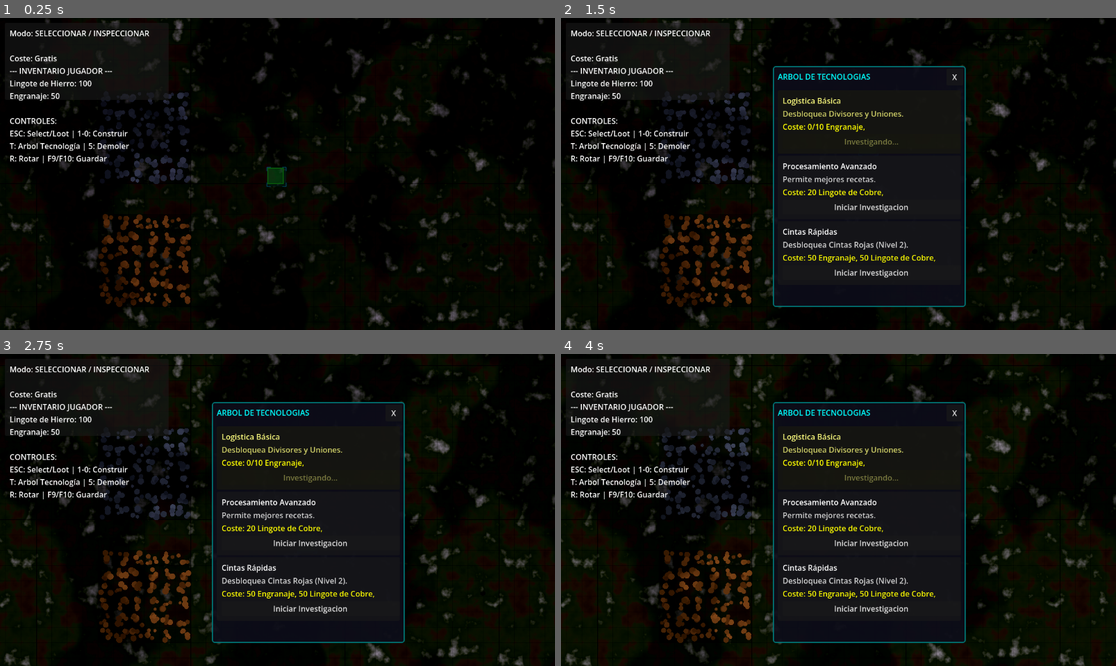
Above: before the commit, frames 1-4 (two rows, left to right).
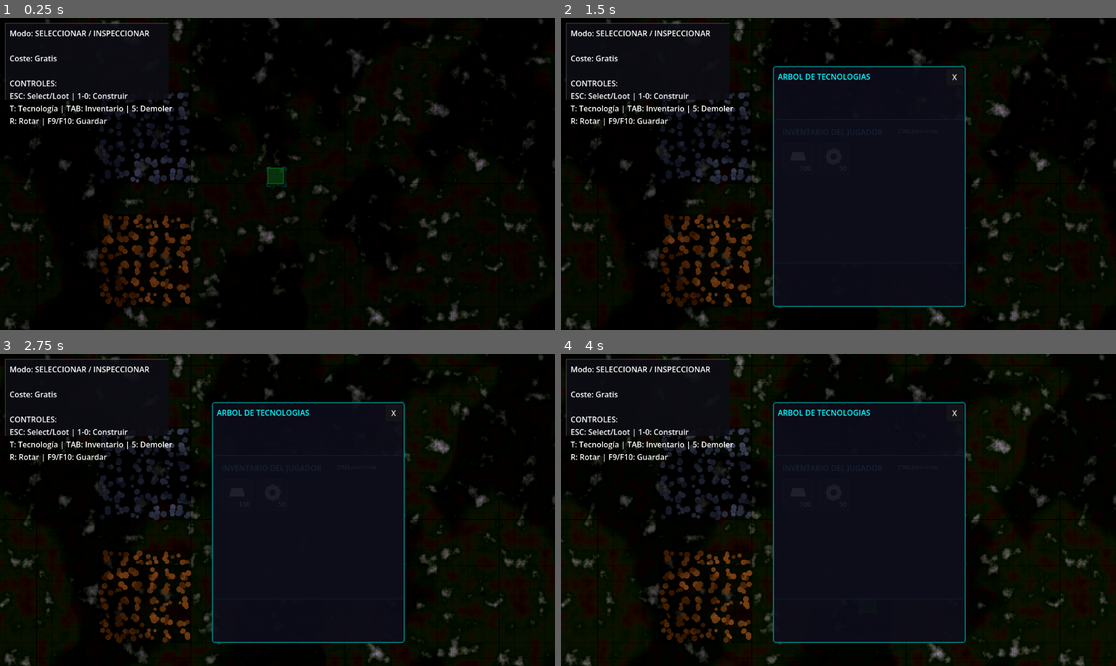
Above: after the commit, the same moments.

Repository: Flisinhub/godot-auto
Game: Godot game, scene res://scenes/Main.tscn
Two runs of this game, one before a commit and one after it. Both use one fixed random seed, a clock stepped at 60 frames per second and the inputs below.
Inputs (mouse positions are in pixels of both pictures, inside the frame that each line leads up to):
- Up to frame 1 (0.25 s): no input
- Up to frame 2 (1.5 s): tap Enter at 0.5 s; move the mouse to (960, 158) at 0.52 s; tap Tab at 0.6 s; click (960, 158) at 0.67 s; tap T at 0.8 s; click (871, 142) at 1.25 s, where only the run before the commit has a clickable "Iniciar Investigacion"
- Up to frame 3 (2.75 s): click (310, 544) at 2 s, where only the run before the commit has a clickable "Iniciar Investigacion"
- Up to frame 4 (4 s): click (871, 544) at 2.75 s, where only the run before the commit has a clickable "Iniciar Investigacion"; click (871, 609) at 3.5 s, where only the run before the commit has a clickable "Iniciar Investigacion"

The runs differ from the first frame. In frame 1, 1.8% of the frame differs, in the area x 0-32%, y 1-47%; in frame 2, 4.2%; in frame 3, 4.2%; in frame 4, 4.2%, in the area x 0-72%, y 1-84%.
Error after the commit: Invalid assignment of property or key 'corner_radius_all' with value of type 'int' on a base object of type 'StyleBoxFlat'. (res://scripts/ui/TechUI.gd:120)

Commit message:
UI Overhaul: Dedicated Inventory UI with visual item slots, styled Tech Tree, and cleaner HUD

Diff:
--- a/scripts/Main.gd
+++ b/scripts/Main.gd
@@ -9,6 +9,7 @@
 @onready var simulation: FactorySimulation = $FactorySimulation
 @onready var resource_map: ResourceMap = $ResourceMap
 @onready var ui_label: Label = $UI/Instructions
+@onready var ui_panel: Panel = $UI/Panel
 @onready var machine_renderer: Node2D = $MachineRenderer
 @onready var belt_renderer: BeltRenderer = $BeltRenderer
 @onready var cursor: GridCursor = $GridCursor
@@ -27,6 +28,7 @@
 var all_recipes: Array[RecipeData] = []
 var machine_ui: MachineUI
 var tech_ui: TechUI
+var inventory_ui: InventoryUI
 var tech_manager: TechManager
 
 var iron_ore: ItemData
@@ -40,6 +42,14 @@
 var build_costs: Dictionary = {}
 
 func _ready() -> void:
+	# Estilizar el HUD base
+	var style = StyleBoxFlat.new()
+	style.bg_color = Color(0.05, 0.05, 0.08, 0.9)
+	style.border_width_left = 2; style.border_width_top = 2
+	style.border_color = Color(0.4, 0.4, 0.4, 0.5)
+	style.corner_radius_bottom_right = 10
+	ui_panel.add_theme_stylebox_override("panel", style)
+
 	var ground = GroundRenderer.new()
 	add_child(ground)
 
@@ -60,6 +70,10 @@
 	tech_ui = TechUI.new()
 	add_child(tech_ui)
 	tech_ui.setup(tech_manager)
+
+	inventory_ui = InventoryUI.new()
+	inventory_ui.main_node = self
+	add_child(inventory_ui)
 
 	simulation.simulation_ticked.connect(_on_simulation_ticked)
 	_setup_materials_and_recipes()
@@ -154,6 +168,7 @@
 			KEY_9: current_mode = BuildToolbar.BuildMode.LABORATORY
 			KEY_0: current_mode = BuildToolbar.BuildMode.INSERTER
 			KEY_T: tech_ui.toggle_ui()
+			KEY_TAB: inventory_ui.toggle()
 			KEY_R: current_rotation = (current_rotation + 1) % 4 as GridSettings.Direction
 			KEY_F9: SaveLoadSystem.save_game(self)
 			KEY_F10: SaveLoadSystem.load_game(self)
@@ -195,11 +210,10 @@
 		for item in build_costs[current_mode].keys():
 			cost_text += "- " + item.item_name + ": " + str(build_costs[current_mode][item]) + "\n"
 
-	var inv_text = "--- INVENTARIO JUGADOR ---\n"
-	for item in player_inventory.keys():
-		inv_text += item.item_name + ": " + str(player_inventory[item]) + "\n"
-
-	ui_label.text = "Modo: %s\n\n%s\n%s\nCONTROLES:\nESC: Select/Loot | 1-0: Construir\nT: Arbol Tecnología | 5: Demoler\nR: Rotar | F9/F10: Guardar" % [mode_name, cost_text, inv_text]
+	ui_label.text = "Modo: %s\n\n%s\n\nCONTROLES:\nESC: Select/Loot | 1-0: Construir\nT: Tecnología | TAB: Inventario | 5: Demoler\nR: Rotar | F9/F10: Guardar" % [mode_name, cost_text]
+
+	if inventory_ui.panel.visible:
+		inventory_ui.refresh()
 
 func _can_afford(mode: BuildToolbar.BuildMode) -> bool:
 	if mode == BuildToolbar.BuildMode.SPLITTER or mode == BuildToolbar.BuildMode.MERGER:
--- /dev/null
+++ b/scripts/ui/InventoryUI.gd
@@ -0,0 +1,95 @@
+class_name InventoryUI
+extends CanvasLayer
+
+var main_node: Node
+var panel: Panel
+var grid: GridContainer
+
+func _ready() -> void:
+	layer = 15
+
+	panel = Panel.new()
+	var style = StyleBoxFlat.new()
+	style.bg_color = Color(0.08, 0.08, 0.12, 0.95)
+	style.border_width_left = 2; style.border_width_right = 2
+	style.border_width_top = 2; style.border_width_bottom = 2
+	style.border_color = Color(0.2, 0.6, 1.0, 0.8)
+	style.corner_radius_top_left = 8; style.corner_radius_top_right = 8
+	style.corner_radius_bottom_left = 8; style.corner_radius_bottom_right = 8
+	panel.add_theme_stylebox_override("panel", style)
+
+	# Centrar en pantalla
+	panel.size = Vector2(400, 300)
+	panel.position = Vector2(440, 210)
+	panel.visible = false
+	add_child(panel)
+
+	var title = Label.new()
+	title.text = "INVENTARIO DEL JUGADOR"
+	title.position = Vector2(20, 15)
+	title.add_theme_color_override("font_color", Color(0.4, 0.8, 1.0))
+	panel.add_child(title)
+
+	var subtitle = Label.new()
+	subtitle.text = "[TAB] para cerrar"
+	subtitle.position = Vector2(260, 18)
+	subtitle.add_theme_font_size_override("font_size", 10)
+	subtitle.add_theme_color_override("font_color", Color.GRAY)
+	panel.add_child(subtitle)
+
+	grid = GridContainer.new()
+	grid.columns = 5
+	grid.position = Vector2(20, 50)
+	grid.size = Vector2(360, 230)
+	grid.add_theme_constant_override("h_separation", 10)
+	grid.add_theme_constant_override("v_separation", 10)
+	panel.add_child(grid)
+
+func toggle() -> void:
+	panel.visible = !panel.visible
+	if panel.visible:
+		refresh()
+
+func refresh() -> void:
+	# Limpiar slots antiguos
+	for c in grid.get_children():
+		c.queue_free()
+
+	if main_node == null: return
+
+	# Generar casillas chulas
+	var inv = main_node.player_inventory
+	for item in inv.keys():
+		var amount = inv[item]
+		if amount <= 0: continue
+
+		var slot = Panel.new()
+		slot.custom_minimum_size = Vector2(64, 64)
+
+		var s_style = StyleBoxFlat.new()
+		s_style.bg_color = Color(0.12, 0.12, 0.18, 0.9)
+		s_style.border_width_left = 1; s_style.border_width_right = 1
+		s_style.border_width_top = 1; s_style.border_width_bottom = 1
+		s_style.border_color = Color(0.3, 0.4, 0.5, 0.5)
+		s_style.corner_radius_top_left = 4; s_style.corner_radius_top_right = 4
+		s_style.corner_radius_bottom_left = 4; s_style.corner_radius_bottom_right = 4
+		slot.add_theme_stylebox_override("panel", s_style)
+
+		var icon = ItemIconControl.new()
+		icon.item = item
+		icon.position = Vector2(12, 8)
+		icon.size = Vector2(40, 40)
+		slot.add_child(icon)
+
+		var lbl = Label.new()
+		lbl.text = str(amount)
+		lbl.position = Vector2(5, 42)
+		lbl.size = Vector2(54, 20)
+		lbl.horizontal_alignment = HORIZONTAL_ALIGNMENT_RIGHT
+		lbl.add_theme_font_size_override("font_size", 14)
+		# Darle un contorno al texto para que resalte
+		lbl.add_theme_constant_override("outline_size", 4)
+		lbl.add_theme_color_override("font_outline_color", Color.BLACK)
+		slot.add_child(lbl)
+
+		grid.add_child(slot)
--- /dev/null
+++ b/scripts/ui/ItemIconControl.gd
@@ -0,0 +1,15 @@
+class_name ItemIconControl
+extends Control
+
+var item: ItemData
+
+func _ready() -> void:
+	custom_minimum_size = Vector2(40, 40)
+
+func _process(_delta: float) -> void:
+	queue_redraw()
+
+func _draw() -> void:
+	if item != null:
+		# Dibujar el icono geométrico procedural centrado
+		ItemData.draw_icon(self, size / 2.0, min(size.x, size.y) * 0.4, item)
--- a/scripts/ui/TechUI.gd
+++ b/scripts/ui/TechUI.gd
@@ -69,8 +69,17 @@
 
 func _create_tech_entry(tech: TechData) -> void:
 	var bg = PanelContainer.new()
+
+	var style = StyleBoxFlat.new()
+	style.bg_color = Color(0.1, 0.15, 0.25, 0.8)
+	style.border_width_left = 3
+	style.border_color = Color.AQUA
+	style.corner_radius_top_right = 5
+	style.corner_radius_bottom_right = 5
+	bg.add_theme_stylebox_override("panel", style)
+
 	var margin = MarginContainer.new()
-	margin.add_theme_constant_override("margin_left", 10)
+	margin.add_theme_constant_override("margin_left", 15)
 	margin.add_theme_constant_override("margin_top", 10)
 	margin.add_theme_constant_override("margin_bottom", 10)
 	bg.add_child(margin)
@@ -80,43 +89,77 @@
 
 	var name_lbl = Label.new()
 	name_lbl.text = tech.tech_name
+	name_lbl.add_theme_font_size_override("font_size", 16)
+	name_lbl.add_theme_color_override("font_color", Color.CYAN)
+	name_lbl.add_theme_constant_override("outline_size", 3)
+	name_lbl.add_theme_color_override("font_outline_color", Color(0,0,0,1))
 	vbox.add_child(name_lbl)
 
 	var desc_lbl = Label.new()
 	desc_lbl.text = tech.description
+	desc_lbl.add_theme_font_size_override("font_size", 12)
 	desc_lbl.add_theme_color_override("font_color", Color.LIGHT_GRAY)
 	vbox.add_child(desc_lbl)
 
-	var cost_lbl = Label.new()
-	var cost_text = "Coste: "
+	var hbox_cost = HBoxContainer.new()
+	vbox.add_child(hbox_cost)
+
+	var cost_title = Label.new()
+	cost_title.text = "Coste: "
+	cost_title.add_theme_font_size_override("font_size", 12)
+	hbox_cost.add_child(cost_title)
+
 	for item in tech.cost.keys():
 		var req = tech.cost[item]
 		var cur = tech_manager.research_progress.get(item.id, 0)
+
+		var slot = Panel.new()
+		slot.custom_minimum_size = Vector2(30, 30)
+		var s_style = StyleBoxFlat.new()
+		s_style.bg_color = Color(0,0,0,0.5)
+		s_style.corner_radius_all = 3
+		slot.add_theme_stylebox_override("panel", s_style)
+
+		var icon = ItemIconControl.new()
+		icon.item = item
+		icon.size = Vector2(20, 20)
+		icon.position = Vector2(5, 5)
+		slot.add_child(icon)
+
+		var amt = Label.new()
 		if tech_manager.active_research == tech.id:
-			cost_text += str(cur) + "/" + str(req) + " " + item.item_name + ", "
+			amt.text = str(cur) + "/" + str(req)
 		else:
-			cost_text += str(req) + " " + item.item_name + ", "
-	cost_lbl.text = cost_text
-	cost_lbl.add_theme_color_override("font_color", Color.YELLOW)
-	vbox.add_child(cost_lbl)
+			amt.text = str(req)
+		amt.position = Vector2(35, 5)
+		amt.add_theme_font_size_override("font_size", 12)
+		amt.add_theme_color_override("font_color", Color.YELLOW)
+
+		var p2 = Control.new()
+		p2.custom_minimum_size = Vector2(40 + amt.text.length()*8, 30)
+		p2.add_child(slot)
+		p2.add_child(amt)
+		hbox_cost.add_child(p2)
 
 	var btn = Button.new()
+	btn.custom_minimum_size = Vector2(0, 30)
 	if tech_manager.is_unlocked(tech.id):
-		btn.text = "Completado"
+		btn.text = "COMPLETADO"
 		btn.disabled = true
-		bg.modulate = Color(0.5, 1.0, 0.5)
+		style.border_color = Color.GREEN
+		style.bg_color = Color(0.1, 0.25, 0.1, 0.8)
 	elif tech_manager.active_research == tech.id:
-		btn.text = "Investigando..."
+		btn.text = "INVESTIGANDO..."
 		btn.disabled = true
-		bg.modulate = Color(1.0, 1.0, 0.5)
+		style.border_color = Color.YELLOW
+		style.bg_color = Color(0.25, 0.25, 0.1, 0.8)
 	else:
-		btn.text = "Iniciar Investigacion"
+		btn.text = "INICIAR INVESTIGACIÓN"
 		btn.pressed.connect(func(): tech_manager.start_research(tech.id); refresh_list())
 
 	vbox.add_child(btn)
 	main_container.add_child(bg)
 
 func _process(_delta: float) -> void:
-	# Refrescar barra de progreso si estamos investigando y el panel está abierto
 	if is_open and tech_manager != null and tech_manager.active_research != "":
 		refresh_list()
